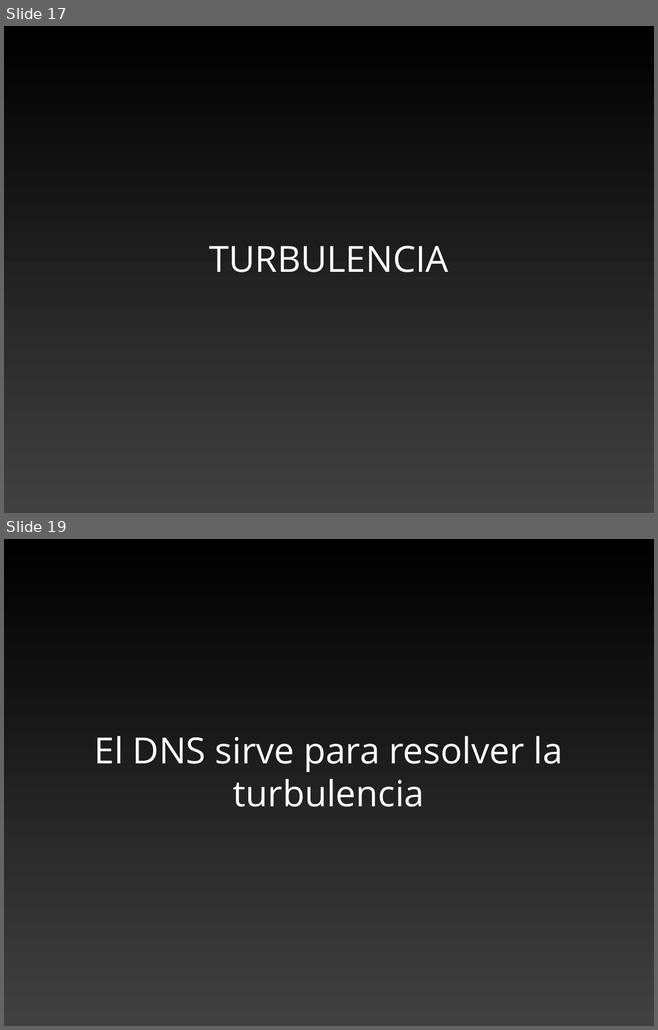
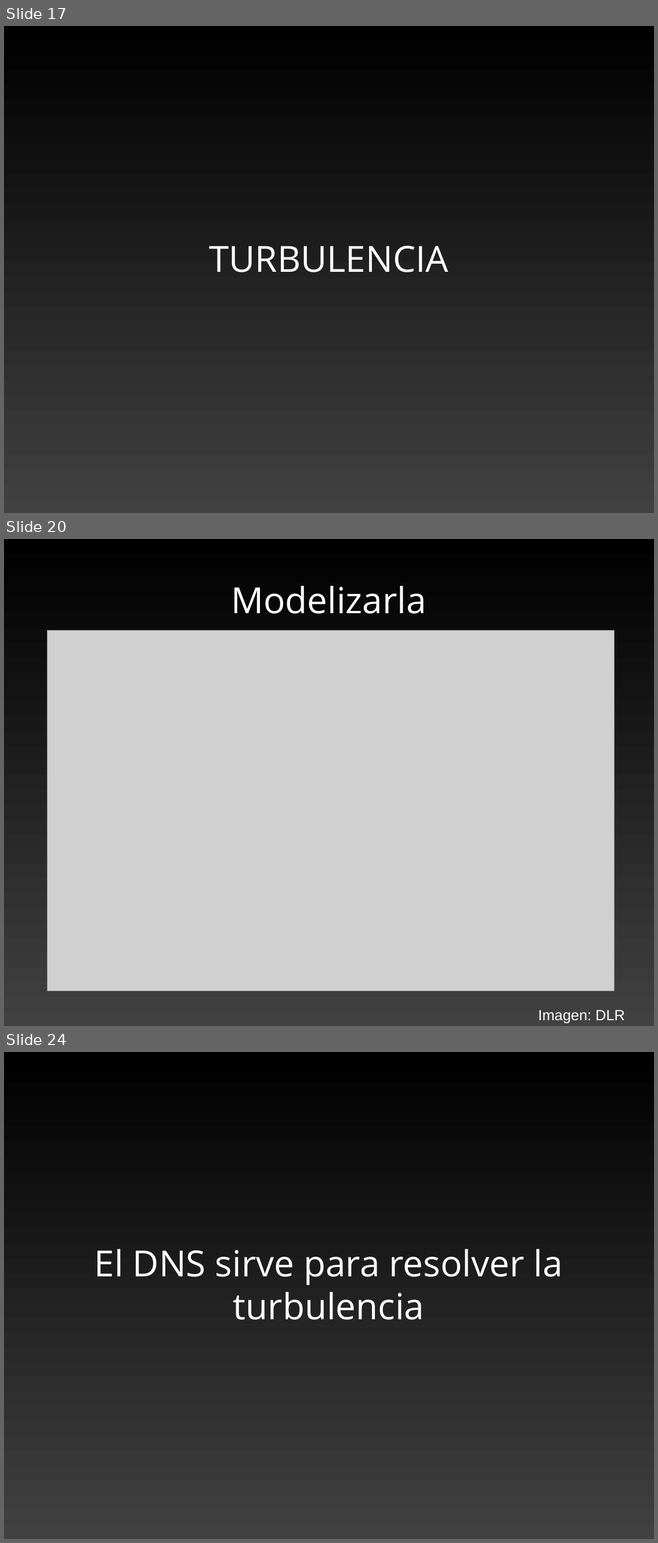
Before and after one commit to guillemborrell/CursoScripting, a slide deck: clases/valencia_2010/valencia_global.odp. Shown one above the other, each under a label of ours: slides 17 and 19 before the commit, slides 17, 20 and 24 after it; the slides between them are not shown. The pictures are 658x1030 and 658x1543 pixels, drawn with LibreOffice and Linux fonts; fonts in the diff are those of the drawing; grey boxes stand for pictures. Boxes give left, top, right and bottom in pixels: in the first picture for what was removed or moved away, otherwise in the second. Text is boxed around its words. In the diff, an @@ line names an element or a change of style, - is before the commit and + after.

```diff
--- a/clases/valencia_2010/valencia_global.odp
+++ b/clases/valencia_2010/valencia_global.odp
@@ slide 20 added at <box>4,539,654,1026</box>, background gradient #000000 to #414141 @@
@@ title added at <box>231,586,426,614</box>, 44 pt, text #FFFFFF @@
+Modelizarla
@@ picture added at <box>47,631,614,992</box> @@
@@ text added at <box>538,1010,625,1023</box>, 18 pt, text #FFFFFF @@
+Imagen: DLR
@@ what was slide 19 is now slide 24 @@
```
Also in this commit, not shown: 5 other slides added, 1 slide removed, 5 other files.
